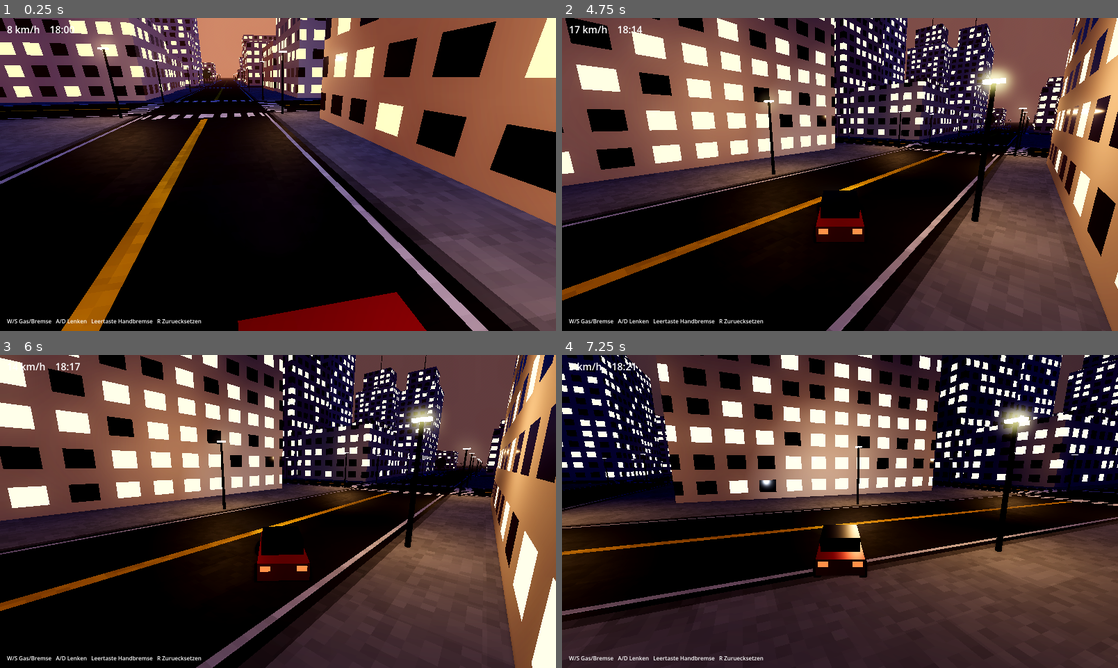
Above: before the commit, frames 1-4 (two rows, left to right).
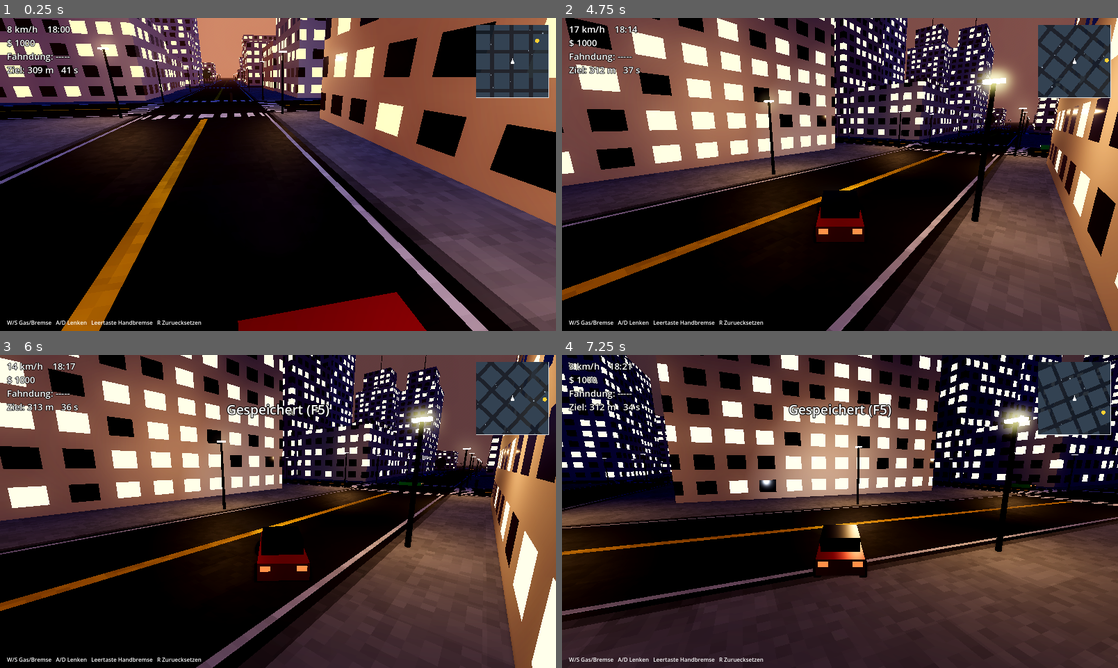
Above: after the commit, the same moments.

Repository: Martin-Mue/UnrealEngineGameMTA
Game: Godot game, scene res://main.tscn
Same seed, same stepped clock (60 frames per second), same inputs: the game is played once before the commit and once after it.
Inputs:
- Up to frame 1 (0.25 s): no input
- Up to frame 2 (4.75 s): hold D (right) 0.53-1.28 s; hold S (brake) 1.28-2.03 s; hold D (right) 2.03-2.78 s; hold W (accel) 2.78-3.53 s; hold A (left) from 3.53 s (still down); tap R (reset) at 4.15 s
- Up to frame 3 (6 s): tap F9 (load, bound only after the commit) at 4.9 s; release A (left) at 5.03 s; hold S (brake) 5.03-5.78 s; tap F5 (save, bound only after the commit) at 5.65 s; hold D (right) from 5.78 s (still down)
- Up to frame 4 (7.25 s): release D (right) at 6.53 s; hold W (accel) from 6.53 s (still down)

The runs differ from the first frame. In frame 1, 4.0% of the frame differs, in the area x 1-99%, y 2-98%; in frame 2, 3.9%; in frame 3, 4.4%; in frame 4, 4.4%.

Commit message:
Godot: Fussgaenger, Polizei-Fahndung, Missionen, Minimap, Speichern/Laden
Co-Authored-By: Claude Sonnet 5.5 <noreply@anthropic.com>

Diff:
--- a/godot/main.gd
+++ b/godot/main.gd
@@ -90,6 +90,11 @@
 	var v := 0.0
 	var cruise := 12.0
 	var off := 0.0
+	var kind := "traffic"
+	var side := 1
+	var stun := 0.0
+	var wait := 0.0
+	var ghost := 0.0
 	var node: Node3D
 
 var car: VehicleBody3D
@@ -135,6 +140,7 @@
 		"accel": [KEY_W, KEY_UP], "brake": [KEY_S, KEY_DOWN],
 		"left": [KEY_A, KEY_LEFT], "right": [KEY_D, KEY_RIGHT],
 		"handbrake": [KEY_SPACE], "reset": [KEY_R],
+		"save": [KEY_F5], "load": [KEY_F9],
 	}
 	for action in map:
 		if not InputMap.has_action(action):
@@ -477,27 +483,111 @@
 	add_child(cam)
 	cam.make_current()
 
+var money := 1000
+var heat := 0.0
+var last_crime := -99.0
+var gtime := 0.0
+var hit_cool := 0.0
+var bust_t := 0.0
+var police: Array[Agent] = []
+var mission_pos := Vector3.ZERO
+var mission_time := 0.0
+var marker: Node3D
+var msg_label: Label
+var msg_timer := 0.0
+
 func _build_traffic() -> void:
-	var cols := [Color(0.23, 0.43, 0.88), Color(0.94, 0.94, 0.94), Color(0.13, 0.13, 0.13), Color(0.88, 0.75, 0.19), Color(0.23, 0.66, 0.38), Color(0.53, 0.55, 0.58)]
 	for i in 28:
-		var a := Agent.new()
-		a.axis = rng.randi() % 2
-		a.line = rng.randi() % (N + 1)
-		a.sign = 1 if rng.randf() < 0.5 else -1
-		a.pos = rng.randf_range(-HALF + 5.0, HALF - 5.0)
+		_spawn_agent("traffic")
+	for i in 60:
+		_spawn_agent("ped")
+	_build_marker()
+	_new_mission()
+
+func _spawn_agent(kind: String) -> Agent:
+	var cols: Array = [Color(0.23, 0.43, 0.88), Color(0.94, 0.94, 0.94), Color(0.13, 0.13, 0.13), Color(0.88, 0.75, 0.19), Color(0.23, 0.66, 0.38), Color(0.53, 0.55, 0.58)]
+	var a := Agent.new()
+	a.kind = kind
+	a.axis = rng.randi() % 2
+	a.line = rng.randi() % (N + 1)
+	a.sign = 1 if rng.randf() < 0.5 else -1
+	a.pos = rng.randf_range(-HALF + 5.0, HALF - 5.0)
+	a.side = 1 if rng.randf() < 0.5 else -1
+	if kind == "ped":
+		a.cruise = rng.randf_range(1.6, 2.6)
+	elif kind == "police":
+		a.cruise = 26.0
+	else:
 		a.cruise = rng.randf_range(10.0, 17.0)
-		a.v = a.cruise
-		_set_off(a)
-		a.node = Node3D.new()
+	a.v = a.cruise
+	_set_off(a)
+	a.node = Node3D.new()
+	if kind == "ped":
+		_ped_visual(a.node)
+	elif kind == "police":
+		_car_visual(a.node, Color(0.06, 0.06, 0.09))
+		_police_lights(a.node)
+	else:
 		_car_visual(a.node, cols[rng.randi() % cols.size()])
-		add_child(a.node)
-		var t := _agent_target(a)
-		a.node.position = Vector3(t.x, 0.0, t.y)
-		a.node.rotation.y = _agent_heading(a)
-		agents.append(a)
+	add_child(a.node)
+	var t := _agent_target(a)
+	a.node.position = Vector3(t.x, 0.0, t.y)
+	a.node.rotation.y = _agent_heading(a)
+	agents.append(a)
+	return a
+
+func _remove_agent(a: Agent) -> void:
+	agents.erase(a)
+	police.erase(a)
+	a.node.queue_free()
+
+func _ped_visual(parent: Node3D) -> void:
+	var shirts: Array = [Color(0.8, 0.25, 0.25), Color(0.25, 0.45, 0.8), Color(0.25, 0.7, 0.45), Color(0.8, 0.75, 0.25), Color(0.6, 0.3, 0.75), Color(0.9, 0.9, 0.9), Color(0.2, 0.2, 0.2)]
+	var mi := MeshInstance3D.new()
+	var cm := CapsuleMesh.new()
+	cm.radius = 0.26
+	cm.height = 1.75
+	mi.mesh = cm
+	var m := StandardMaterial3D.new()
+	m.albedo_color = shirts[rng.randi() % shirts.size()]
+	m.roughness = 0.9
+	mi.material_override = m
+	mi.position.y = 0.88
+	parent.add_child(mi)
+
+func _police_lights(parent: Node3D) -> void:
+	var stripe := MeshInstance3D.new()
+	var sm := BoxMesh.new()
+	sm.size = Vector3(2.02, 0.25, 2.6)
+	stripe.mesh = sm
+	stripe.material_override = _paint(Color(0.92, 0.92, 0.92), 0.2)
+	stripe.position.y = 0.65
+	parent.add_child(stripe)
+	var mats: Array = []
+	var colors := [Color(1.0, 0.1, 0.1), Color(0.15, 0.3, 1.0)]
+	for i in 2:
+		var bar := MeshInstance3D.new()
+		var bm := BoxMesh.new()
+		bm.size = Vector3(0.7, 0.18, 0.4)
+		bar.mesh = bm
+		var m := StandardMaterial3D.new()
+		m.albedo_color = colors[i]
+		m.emission_enabled = true
+		m.emission = colors[i]
+		m.emission_energy_multiplier = 0.2
+		bar.material_override = m
+		bar.position = Vector3(-0.45 + 0.9 * i, 1.65, 0.2)
+		parent.add_child(bar)
+		mats.append(m)
+	parent.set_meta("lights", mats)
 
 func _set_off(a: Agent) -> void:
-	a.off = 4.0 * a.sign if a.axis == 0 else -4.0 * a.sign
+	if a.kind == "ped":
+		a.off = a.side * 9.5
+	elif a.kind == "police":
+		a.off = 0.0
+	else:
+		a.off = 4.0 * a.sign if a.axis == 0 else -4.0 * a.sign
 
 func _agent_target(a: Agent) -> Vector2:
 	var c := rr(a.line)
@@ -512,34 +602,91 @@
 
 func _agent_intersection(a: Agent, m: int) -> void:
 	var k := a.line
+	var ix := rr(m) if a.axis == 0 else rr(k)
+	var iz := rr(k) if a.axis == 0 else rr(m)
 	var opts: Array = []
 	var straight_ok := not (m == N and a.sign > 0) and not (m == 0 and a.sign < 0)
 	if straight_ok:
-		opts.append([0, 0.6])
+		var sd := Vector2(a.sign, 0) if a.axis == 0 else Vector2(0, a.sign)
+		opts.append([0, 0.6, Vector2(ix, iz) + sd * P * 0.7])
 	for s in [1, -1]:
 		if (k == 0 and s < 0) or (k == N and s > 0):
 			continue
-		opts.append([s, 0.2])
-	var total := 0.0
-	for o in opts:
-		total += o[1]
-	var r := rng.randf() * total
+		var td := Vector2(0, s) if a.axis == 0 else Vector2(s, 0)
+		opts.append([s, 0.2, Vector2(ix, iz) + td * P * 0.7])
 	var ch: int = opts[opts.size() - 1][0]
-	for o in opts:
-		r -= o[1]
-		if r <= 0.0:
-			ch = o[0]
-			break
+	if a.kind == "police" and rng.randf() > 0.1:
+		var target := Vector2(car.global_position.x, car.global_position.z)
+		var best := INF
+		for o in opts:
+			var dd: float = (o[2] as Vector2).distance_to(target)
+			if dd < best:
+				best = dd
+				ch = o[0]
+	else:
+		var total := 0.0
+		for o in opts:
+			total += o[1]
+		var r := rng.randf() * total
+		for o in opts:
+			r -= o[1]
+			if r <= 0.0:
+				ch = o[0]
+				break
 	if ch == 0:
 		return
 	a.axis = 1 - a.axis
 	a.line = m
 	a.sign = ch
 	a.pos = rr(k) + ch * 1.0
+	if a.kind == "ped":
+		a.side = 1 if rng.randf() < 0.5 else -1
 	_set_off(a)
 
+func _ahead(p: Vector3, fwd: Vector3, q: Vector3) -> bool:
+	var d := q - p
+	d.y = 0.0
+	var f := d.dot(fwd)
+	if f <= 0.0 or f > 11.0:
+		return false
+	return absf(d.x * fwd.z - d.z * fwd.x) < 2.6
+
+func _blocked(a: Agent) -> bool:
+	var fwd := -a.node.global_transform.basis.z
+	var p := a.node.global_position
+	for o in agents:
+		if o != a and o.kind != "ped" and _ahead(p, fwd, o.node.global_position):
+			return true
+	return a.kind == "traffic" and _ahead(p, fwd, car.global_position)
+
 func _update_agents(dt: float) -> void:
-	for a in agents:
+	var cp := car.global_position
+	var speed := car.linear_velocity.length()
+	for a: Agent in agents.duplicate():
+		if a.stun > 0.0:
+			a.stun -= dt
+			a.v = move_toward(a.v, 0.0, 40.0 * dt)
+			if a.kind == "ped":
+				if a.stun <= 0.0:
+					a.node.rotation.x = 0.0
+					a.node.position.y = 0.0
+				continue
+		else:
+			var target := a.cruise
+			if a.kind == "police":
+				target = 24.0 + heat * 2.5
+			if a.kind != "ped":
+				if a.ghost > 0.0:
+					a.ghost -= dt
+				elif _blocked(a):
+					target = 0.0
+					a.wait += dt
+					if a.wait > 4.0:
+						a.ghost = 3.0
+						a.wait = 0.0
+				else:
+					a.wait = 0.0
+			a.v = move_toward(a.v, target, (14.0 if target > a.v else 30.0) * dt)
 		var prev := a.pos
 		a.pos += a.sign * a.v * dt
 		var k1 := int(floor((prev + HALF) / P))
@@ -551,16 +698,221 @@
 		a.node.position.x += (t.x - a.node.position.x) * f
 		a.node.position.z += (t.y - a.node.position.z) * f
 		a.node.rotation.y = lerp_angle(a.node.rotation.y, _agent_heading(a), f)
+		if a.kind == "police":
+			var lm: Array = a.node.get_meta("lights")
+			var on := int(gtime * 8.0) % 2 == 0
+			lm[0].emission_energy_multiplier = 4.0 if on else 0.2
+			lm[1].emission_energy_multiplier = 0.2 if on else 4.0
+		var d := a.node.global_position - cp
+		d.y = 0.0
+		var dist := d.length()
+		if a.kind == "ped":
+			if dist < 2.2 and speed > 4.0 and a.stun <= 0.0:
+				a.stun = 5.0
+				a.v = 0.0
+				a.node.rotation.x = -PI / 2.0
+				a.node.position.y = 0.3
+				_add_heat(0.7)
+		elif dist < 3.5:
+			_on_car_hit(a)
+
+func _add_heat(v: float) -> void:
+	heat = minf(5.0, heat + v)
+	last_crime = gtime
+
+func _on_car_hit(a: Agent) -> void:
+	if hit_cool > 0.0:
+		return
+	hit_cool = 0.5
+	var speed := car.linear_velocity.length()
+	var dir := car.global_position - a.node.global_position
+	dir.y = 0.0
+	car.apply_central_impulse(dir.normalized() * 1500.0)
+	car.linear_velocity *= 0.75
+	a.stun = 0.6 if a.kind == "police" else 1.5
+	if a.kind != "police" and speed > 6.0:
+		_add_heat(0.35)
+
+func _spawn_police() -> void:
+	for t in 30:
+		var a := _spawn_agent("police")
+		var d := Vector2(a.node.global_position.x - car.global_position.x, a.node.global_position.z - car.global_position.z).length()
+		if d > 90.0 and d < 200.0:
+			a.v = 15.0
+			police.append(a)
+			return
+		_remove_agent(a)
+
+func _bust() -> void:
+	var fine := mini(money, 300)
+	money -= fine
+	heat = 0.0
+	bust_t = 0.0
+	for p: Agent in police.duplicate():
+		_remove_agent(p)
+	car.global_position = Vector3(-4, 1.2, -40)
+	car.rotation = Vector3.ZERO
+	car.linear_velocity = Vector3.ZERO
+	car.angular_velocity = Vector3.ZERO
+	toast("FESTGENOMMEN  -$%d" % fine)
+
+func _update_game(dt: float) -> void:
+	gtime += dt
+	hit_cool -= dt
+	msg_timer -= dt
+	msg_label.modulate.a = clampf(msg_timer, 0.0, 1.0)
+	var stars := int(ceil(heat - 0.001))
+	var desired := 0 if heat <= 0.0 else mini(8, 1 + stars)
+	if police.size() < desired and rng.randf() < dt * 0.8:
+		_spawn_police()
+	var cp := car.global_position
+	var near_police := false
+	var close_police := false
+	for p in police:
+		var dd := p.node.global_position.distance_to(cp)
+		if dd < 60.0:
+			near_police = true
+		if dd < 7.0:
+			close_police = true
+	if heat > 0.0 and gtime - last_crime > 8.0 and not near_police:
+		heat = maxf(0.0, heat - 0.12 * dt)
+	if heat <= 0.0:
+		for p: Agent in police.duplicate():
+			if p.node.global_position.distance_to(cp) > 150.0:
+				_remove_agent(p)
+	if heat > 0.0 and close_police and car.linear_velocity.length() < 3.0:
+		bust_t += dt
+		if bust_t > 2.5:
+			_bust()
+	else:
+		bust_t = 0.0
+	mission_time -= dt
+	marker.rotation.y += dt
+	if Vector2(mission_pos.x - cp.x, mission_pos.z - cp.z).length() < 9.0:
+		var gain := 300 + int(maxf(0.0, mission_time) * 8.0)
+		money += gain
+		toast("Ziel erreicht!  +$%d" % gain)
+		_new_mission()
+		save_game()
+
+func _build_marker() -> void:
+	marker = Node3D.new()
+	var mi := MeshInstance3D.new()
+	var cyl := CylinderMesh.new()
+	cyl.top_radius = 5.0
+	cyl.bottom_radius = 5.0
+	cyl.height = 70.0
+	cyl.cap_top = false
+	cyl.cap_bottom = false
+	mi.mesh = cyl
+	var m := StandardMaterial3D.new()
+	m.shading_mode = BaseMaterial3D.SHADING_MODE_UNSHADED
+	m.transparency = BaseMaterial3D.TRANSPARENCY_ALPHA
+	m.albedo_color = Color(1.0, 0.82, 0.2, 0.28)
+	m.cull_mode = BaseMaterial3D.CULL_DISABLED
+	mi.material_override = m
+	mi.position.y = 35.0
+	marker.add_child(mi)
+	add_child(marker)
+
+func _new_mission() -> void:
+	for t in 30:
+		var x := rr(rng.randi() % (N + 1))
+		var z := rr(rng.randi() % (N + 1))
+		var dist := Vector2(x - car.global_position.x, z - car.global_position.z).length()
+		if dist > 150.0:
+			mission_pos = Vector3(x, 0.0, z)
+			mission_time = dist / 14.0 + 20.0
+			marker.global_position = mission_pos
+			return
+
+const SAVE_PATH := "user://savegame.json"
+const SAVE_VERSION := 1
+
+func save_game() -> bool:
+	var data := {
+		"version": SAVE_VERSION,
+		"money": money,
+		"heat": heat,
+		"hour": hour,
+		"car": {
+			"pos": [car.global_position.x, car.global_position.y, car.global_position.z],
+			"yaw": car.global_rotation.y,
+		},
+		"mission": {"pos": [mission_pos.x, mission_pos.z], "time": mission_time},
+	}
+	var f := FileAccess.open(SAVE_PATH, FileAccess.WRITE)
+	if f == null:
+		toast("Speichern fehlgeschlagen")
+		return false
+	f.store_string(JSON.stringify(data, "\t"))
+	f.close()
+	toast("Gespeichert (F5)")
+	return true
+
+func load_game() -> bool:
+	if not FileAccess.file_exists(SAVE_PATH):
+		toast("Kein Spielstand vorhanden")
+		return false
+	var f := FileAccess.open(SAVE_PATH, FileAccess.READ)
+	var parsed: Variant = JSON.parse_string(f.get_as_text())
+	f.close()
+	if typeof(parsed) != TYPE_DICTIONARY or int(parsed.get("version", 0)) != SAVE_VERSION:
+		toast("Spielstand unbrauchbar")
+		return false
+	money = int(parsed["money"])
+	heat = float(parsed["heat"])
+	hour = float(parsed["hour"])
+	var c: Dictionary = parsed["car"]
+	car.global_position = Vector3(c["pos"][0], c["pos"][1] + 0.3, c["pos"][2])
+	car.global_rotation = Vector3(0.0, float(c["yaw"]), 0.0)
+	car.linear_velocity = Vector3.ZERO
+	car.angular_velocity = Vector3.ZERO
+	var m: Dictionary = parsed["mission"]
+	mission_pos = Vector3(m["pos"][0], 0.0, m["pos"][1])
+	mission_time = float(m["time"])
+	marker.global_position = mission_pos
+	for p: Agent in police.duplicate():
+		_remove_agent(p)
+	toast("Geladen (F9)")
+	return true
+
+func toast(txt: String) -> void:
+	msg_label.text = txt
+	msg_timer = 3.0
 
 func _build_hud() -> void:
 	var layer := CanvasLayer.new()
 	hud = Label.new()
 	hud.position = Vector2(20, 14)
-	hud.add_theme_font_size_override("font_size", 28)
+	hud.add_theme_font_size_override("font_size", 26)
+	hud.add_theme_color_override("font_outline_color", Color.BLACK)
+	hud.add_theme_constant_override("outline_size", 6)
 	layer.add_child(hud)
+	msg_label = Label.new()
+	msg_label.anchor_right = 1.0
+	msg_label.position.y = 130.0
+	msg_label.horizontal_alignment = HORIZONTAL_ALIGNMENT_CENTER
+	msg_label.add_theme_font_size_override("font_size", 38)
+	msg_label.add_theme_color_override("font_outline_color", Color.BLACK)
+	msg_label.add_theme_constant_override("outline_size", 8)
+	msg_label.modulate.a = 0.0
+	layer.add_child(msg_label)
+	var mm := Control.new()
+	mm.set_script(load("res://minimap.gd"))
+	mm.set("main", self)
+	mm.anchor_left = 1.0
+	mm.anchor_right = 1.0
+	mm.offset_left = -230.0
+	mm.offset_right = -20.0
+	mm.offset_top = 20.0
+	mm.offset_bottom = 230.0
+	layer.add_child(mm)
 	var help := Label.new()
 	help.text = "W/S Gas/Bremse   A/D Lenken   Leertaste Handbremse   R Zuruecksetzen"
-	help.position = Vector2(20, 860)
+	help.set_anchors_preset(Control.PRESET_BOTTOM_LEFT)
+	help.offset_left = 20.0
+	help.offset_top = -36.0
 	layer.add_child(help)
 	add_child(layer)
 
@@ -581,9 +933,25 @@
 		car.rotation = Vector3(0, car.rotation.y, 0)
 		car.linear_velocity = Vector3.ZERO
 		car.angular_velocity = Vector3.ZERO
+	if Input.is_action_just_pressed("save"):
+		save_game()
+	if Input.is_action_just_pressed("load"):
+		load_game()
 	_update_agents(delta)
+	_update_game(delta)
 	if test_mode and test_time > 3.0:
 		var fwd := car.global_transform.basis.z
+		var m0 := money
+		money = 4242
+		heat = 2.5
+		var ok1 := save_game()
+		money = 1
+		heat = 0.0
+		var ok2 := load_game()
+		print("SAVETEST save=", ok1, " load=", ok2, " money=", money, " heat=", heat, " (erwartet 4242 / 2.5)")
+		money = m0
+		_spawn_police()
+		print("POLICE=", police.size(), " agents=", agents.size())
 		print("TEST pos=", car.global_position, " vel=", car.linear_velocity, " fwd=", fwd, " dot=", car.linear_velocity.normalized().dot(fwd))
 		get_tree().quit()
 
@@ -625,4 +993,9 @@
 	cam.look_at(car.global_position + fwd * 5.0 + Vector3.UP * 1.5, Vector3.UP)
 	var hh := int(hour)
 	var mm := int((hour - hh) * 60.0)
-	hud.text = "%d km/h    %02d:%02d" % [int(car.linear_velocity.length() * 3.6), hh, mm]
+	var stars := int(ceil(heat - 0.001))
+	var dist_m := int(Vector2(mission_pos.x - car.global_position.x, mission_pos.z - car.global_position.z).length())
+	var time_txt := "%d s" % int(mission_time) if mission_time > 0.0 else "ohne Bonus"
+	hud.text = "%d km/h    %02d:%02d\n$ %d\nFahndung: %s%s\nZiel: %d m   %s" % [
+		int(car.linear_velocity.length() * 3.6), hh, mm, money,
+		"*".repeat(stars), "-".repeat(5 - stars), dist_m, time_txt]
--- /dev/null
+++ b/godot/minimap.gd
@@ -0,0 +1,58 @@
+extends Control
+## Minimap: Auto zeigt immer nach oben, Weltausschnitt dreht sich mit.
+
+var main: Node3D
+const R_MAP := 150.0
+
+func _ready() -> void:
+	clip_contents = true
+
+func _process(_delta: float) -> void:
+	queue_redraw()
+
+func _tf(wx: float, wz: float, cp: Vector3, yaw: float, s: float) -> Vector2:
+	var dx := wx - cp.x
+	var dz := wz - cp.z
+	var fwd := dx * sin(yaw) + dz * cos(yaw)
+	var lat := dx * cos(yaw) - dz * sin(yaw)
+	var c := size / 2.0
+	return Vector2(c.x - lat * s, c.y - fwd * s)
+
+func _draw() -> void:
+	if main == null or main.car == null:
+		return
+	var s: float = size.x / 2.0 / R_MAP
+	var cp: Vector3 = main.car.global_position
+	var yaw: float = main.car.global_rotation.y
+	draw_rect(Rect2(Vector2.ZERO, size), Color(0.09, 0.12, 0.16, 0.92))
+	var P: float = main.P
+	var HALF: float = main.HALF
+	for i in main.N:
+		for j in main.N:
+			var cx: float = main.rr(i) + P / 2.0
+			var cz: float = main.rr(j) + P / 2.0
+			if Vector2(cx - cp.x, cz - cp.z).length() > R_MAP + 60.0:
+				continue
+			var pts := PackedVector2Array()
+			for corner in [Vector2(-32, -32), Vector2(32, -32), Vector2(32, 32), Vector2(-32, 32)]:
+				pts.append(_tf(cx + corner.x, cz + corner.y, cp, yaw, s))
+			draw_colored_polygon(pts, Color(0.2, 0.26, 0.32))
+	for a in main.agents:
+		if a.kind == "ped":
+			continue
+		var p: Vector3 = a.node.global_position
+		var q := _tf(p.x, p.z, cp, yaw, s)
+		if a.kind == "police":
+			var blink := int(main.gtime * 4.0) % 2 == 0
+			draw_circle(q, 4.0, Color(1, 0.2, 0.2) if blink else Color(0.25, 0.4, 1))
+		else:
+			draw_rect(Rect2(q - Vector2(1.5, 1.5), Vector2(3, 3)), Color(0.55, 0.6, 0.66))
+	var mp: Vector3 = main.mission_pos
+	var d := Vector2(mp.x - cp.x, mp.z - cp.z)
+	var lim := R_MAP * 0.88
+	if d.length() > lim:
+		d = d.normalized() * lim
+	draw_circle(_tf(cp.x + d.x, cp.z + d.y, cp, yaw, s), 6.0, Color(1, 0.82, 0.2))
+	var c := size / 2.0
+	draw_colored_polygon(PackedVector2Array([c + Vector2(0, -9), c + Vector2(-6, 7), c + Vector2(6, 7)]), Color.WHITE)
+	draw_rect(Rect2(Vector2.ZERO, size), Color(1, 1, 1, 0.8), false, 2.0)
Not shown, changed: docs/WELTKONZEPT.md
